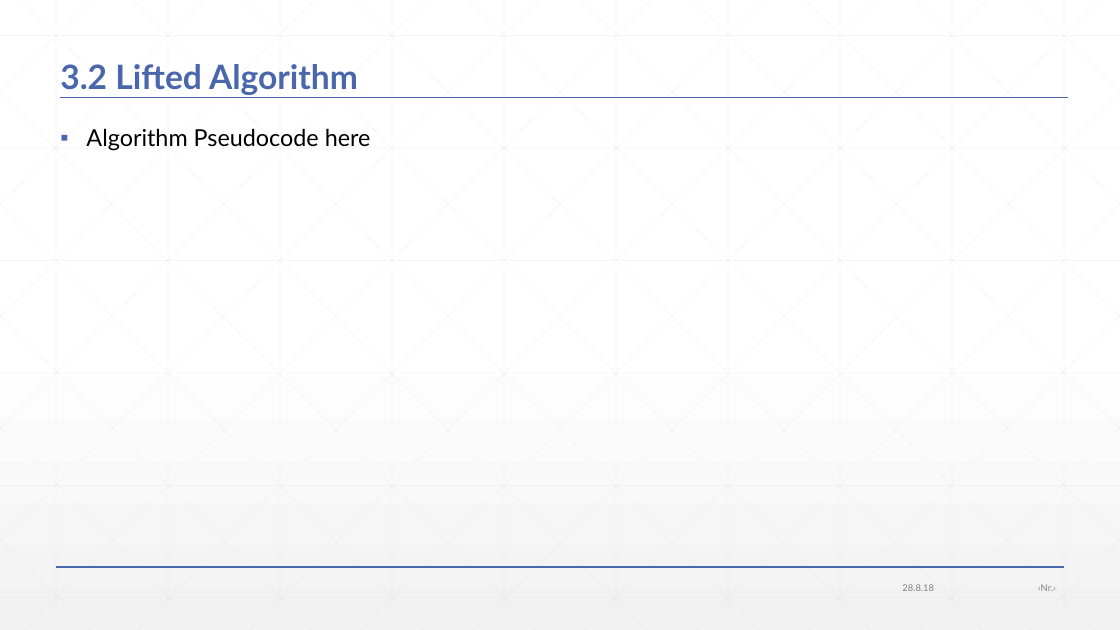
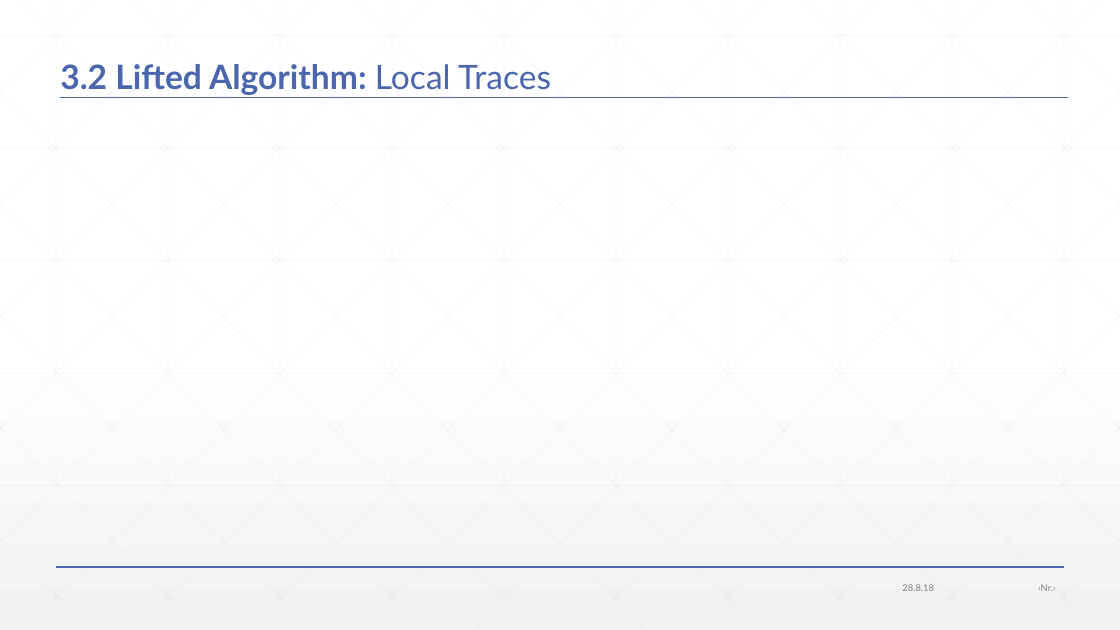
Before and after one commit to JonasWerner/BachelorThesis, a slide deck: slide 39 of Presentation/pdr_presentation.pptx (slide 30 before the commit). Drawn at 1120x630 pixels with LibreOffice and Linux fonts; fonts in the diff are those of the drawing; grey boxes stand for pictures. Boxes give left, top, right and bottom in pixels: in the first picture for what was removed or moved away, otherwise in the second. Text is boxed around its words. In the diff, an @@ line names an element or a change of style, - is before the commit and + after.

```diff
--- a/Presentation/pdr_presentation.pptx
+++ b/Presentation/pdr_presentation.pptx
@@ title at box(60, 64, 551, 95): text changed @@
-3.2 Lifted Algorithm
+3.2 Lifted Algorithm: Local Traces
@@ text removed at box(86, 128, 371, 151) @@
-▪ Algorithm Pseudocode here
```
Also in this commit, not shown: 8 other slides changed, 9 slides added, 1 other file.
